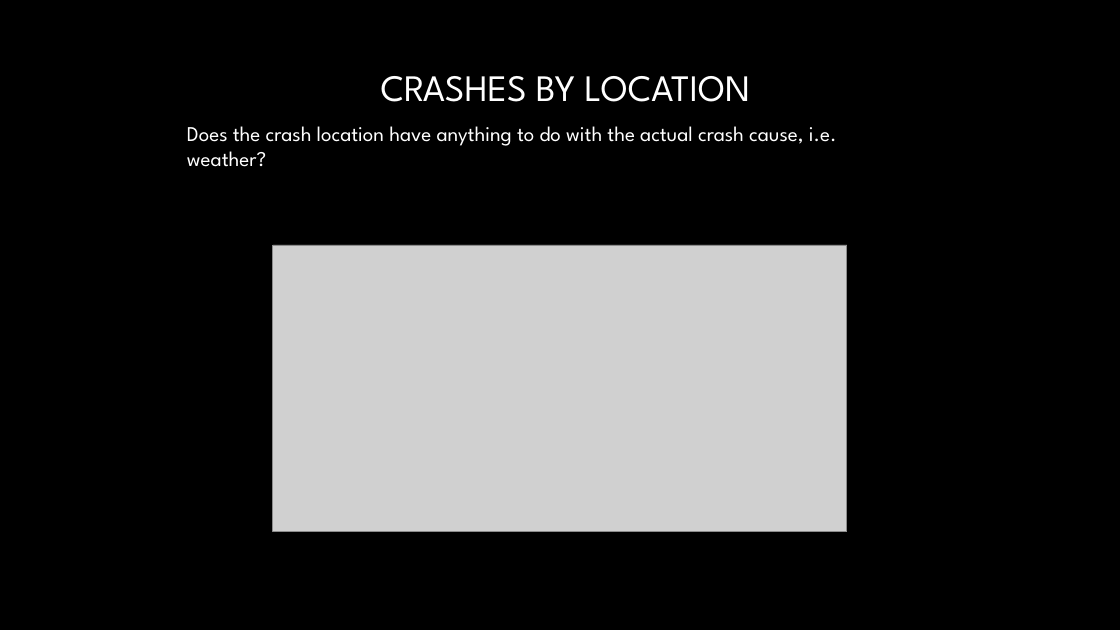
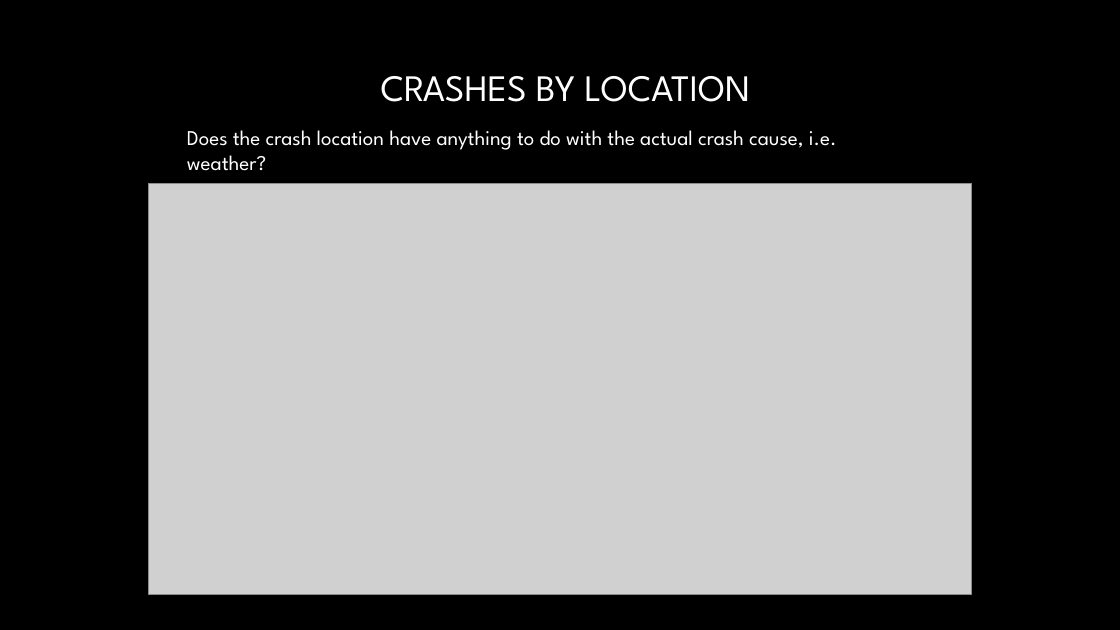
Before and after one commit to LauraJ3053/Project_01, a slide deck: slide 2 of Airplane_Crashes/Project 1 Presentation.pptx (slide 4 before the commit). Drawn at 1120x630 pixels with LibreOffice and Linux fonts; fonts in the diff are those of the drawing; grey boxes stand for pictures; background and template pictures are left out. Boxes give left, top, right and bottom in pixels: in the first picture for what was removed or moved away, otherwise in the second. Text is boxed around its words. In the diff, an @@ line names an element or a change of style, - is before the commit and + after.

```diff
--- a/Airplane_Crashes/Project 1 Presentation.pptx
+++ b/Airplane_Crashes/Project 1 Presentation.pptx
@@ text "Does the crash location have ...": place and size @@
-text "Does the crash location have ..." at <box>187,126,837,167</box>
+text "Does the crash location have ..." at <box>187,130,837,171</box>
@@ picture: place and size @@
-picture at <box>273,245,847,533</box>
+picture at <box>149,183,972,595</box>
```
Also in this commit, not shown: 5 other slides changed, 3 slides added, 8 other files.
